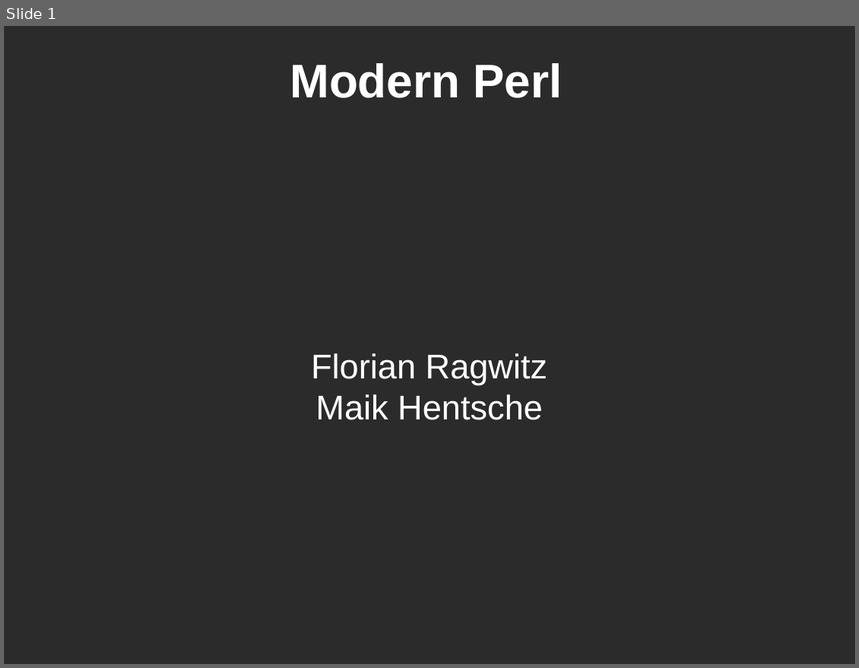
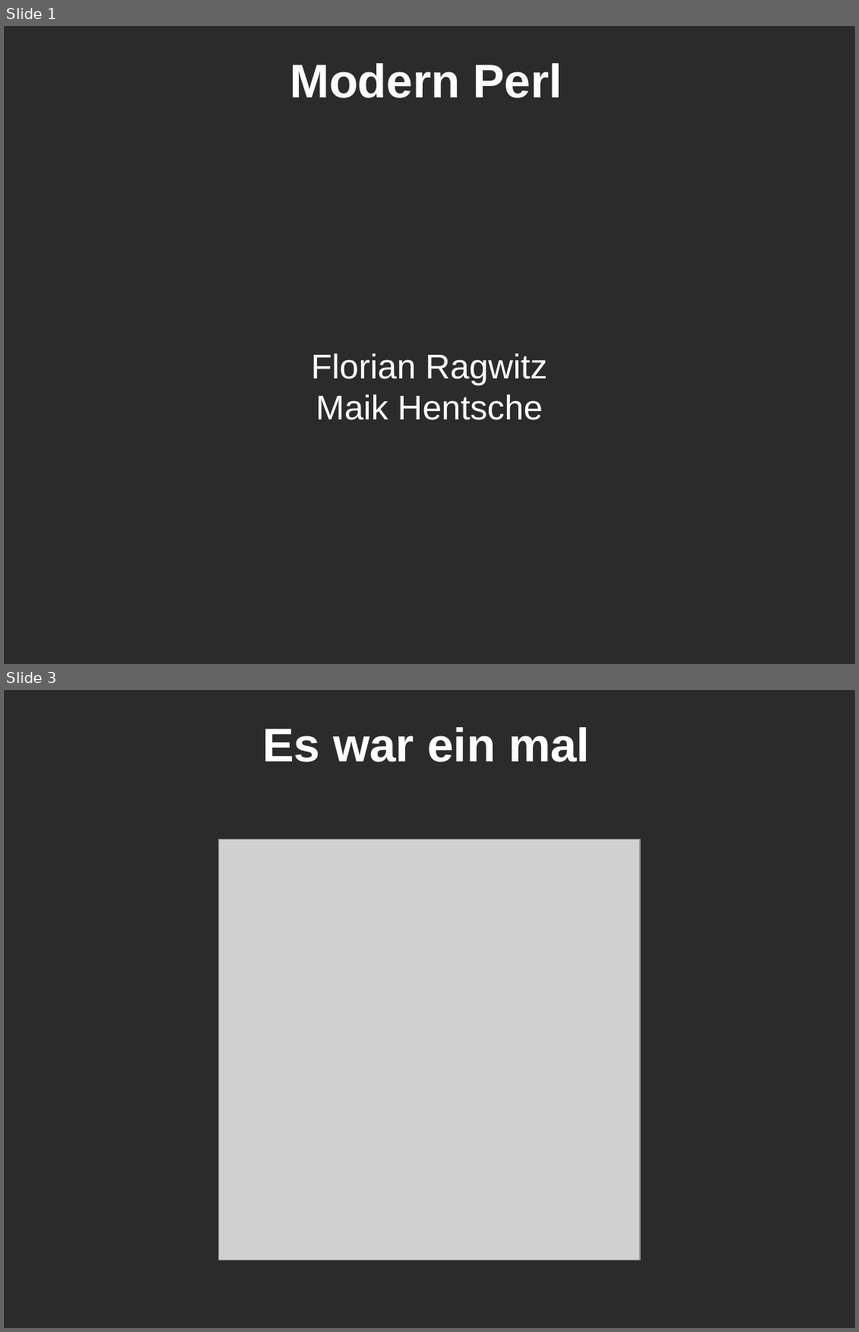
Before and after one commit to Caldrin/Vortrag_CLT, a slide deck: Modern Perl.odp. Shown one above the other, each under a label of ours: slide 1 before the commit, slides 1 and 3 after it; the slides between them are not shown. The pictures are 859x668 and 859x1332 pixels, drawn with LibreOffice and Linux fonts; fonts in the diff are those of the drawing; grey boxes stand for pictures; background and template pictures are left out; a plain dark background stands for a picture behind light text. Boxes give left, top, right and bottom in pixels: in the first picture for what was removed or moved away, otherwise in the second. Text is boxed around its words. In the diff, an @@ line names an element or a change of style, - is before the commit and + after.

```diff
--- a/Modern Perl.odp
+++ b/Modern Perl.odp
@@ slide 3 added at bbox=[4, 690, 855, 1328], background picture (left out) @@
@@ title added at bbox=[262, 727, 590, 762], 44 pt, text #FFFFFF, bold @@
+Es war ein mal
@@ picture added at bbox=[219, 839, 640, 1261] @@
```
Also in this commit, not shown: 2 slides changed, 11 other slides added, 1 slide removed.
